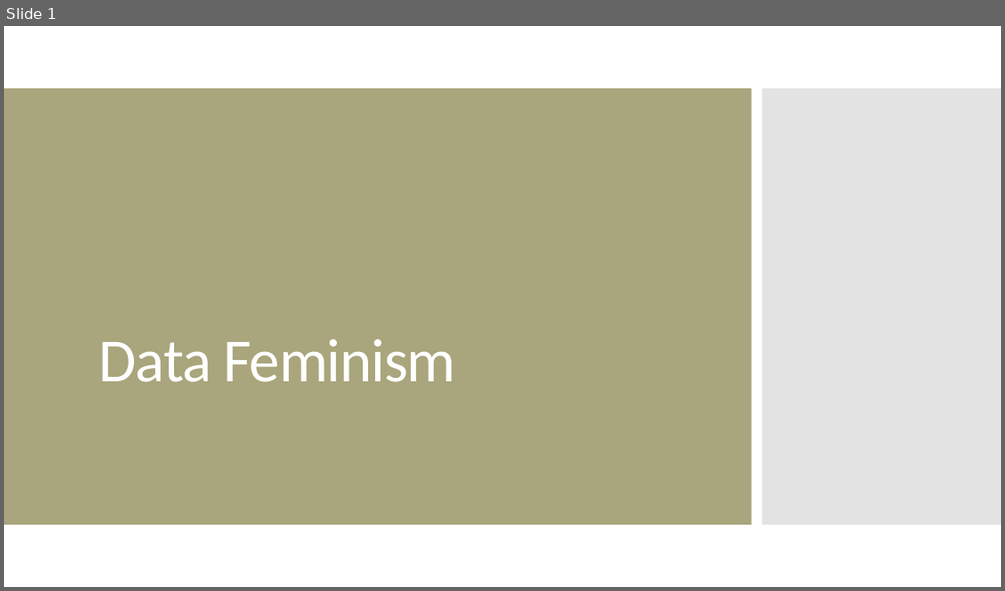
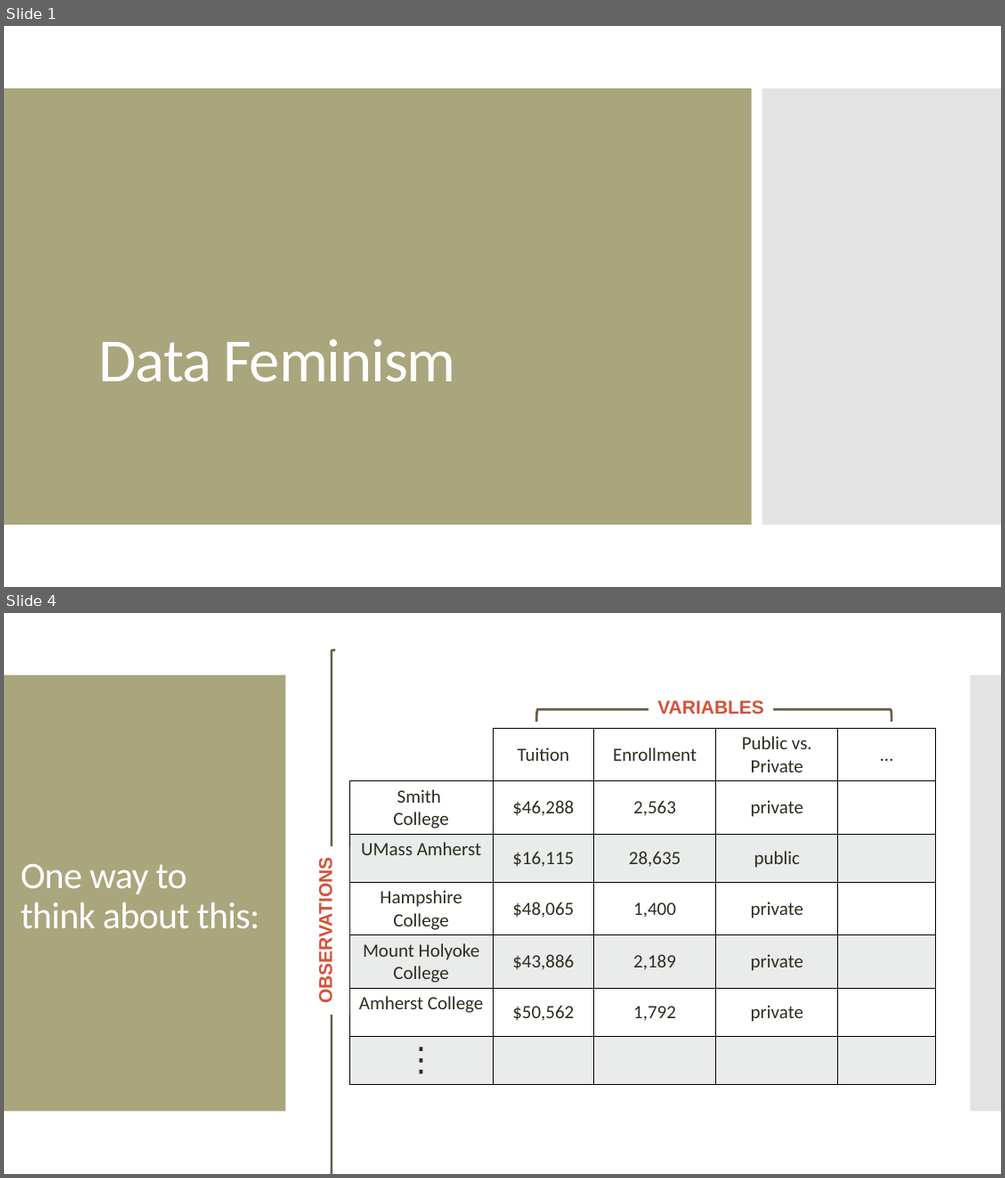
Before and after one commit to amosca01/SDS-CSC109, a slide deck: slides/02-data-feminism.pptx. Shown one above the other, each under a label of ours: slide 1 before the commit, slides 1 and 4 after it; the slides between them are not shown. The pictures are 1005x591 and 1005x1178 pixels, drawn with LibreOffice and Linux fonts; fonts in the diff are those of the drawing. Boxes give left, top, right and bottom in pixels: in the first picture for what was removed or moved away, otherwise in the second. Text is boxed around its words. In the diff, an @@ line names an element or a change of style, - is before the commit and + after.

```diff
--- a/slides/02-data-feminism.pptx
+++ b/slides/02-data-feminism.pptx
@@ slide 4 added at bbox=[4, 613, 1001, 1174], background #FFFFFF @@
@@ rectangle added at bbox=[4, 675, 286, 1111], fill #A9A57C @@
@@ rectangle added at bbox=[971, 675, 1001, 1111], fill #C8C8C8 at 50% opacity @@
@@ right bracket added at bbox=[536, 709, 891, 722], outline #675E47 2.25 pt @@
@@ text added at bbox=[657, 700, 764, 714], 18 pt, text #D2533C, bold @@
+VARIABLES
@@ table added at bbox=[349, 728, 935, 1081], 7 rows, 5 columns @@
+ | Tuition | Enrollment | Public vs. Private | …
+Smith / College | $46,288 | 2,563 | private | 
+UMass Amherst | $16,115 | 28,635 | public | 
+Hampshire College | $48,065 | 1,400 | private | 
+Mount Holyoke College | $43,886 | 2,189 | private | 
+Amherst College | $50,562 | 1,792 | private | 
+⋮ |  |  |  | 
@@ right bracket added at bbox=[329, 790, 337, 1070], outline #675E47 2.25 pt @@
@@ rectangle added at bbox=[299, 846, 349, 1014], fill #FFFFFF, 18 pt, text #D2533C, bold @@
+OBSERVATIONS
@@ title added at bbox=[21, 864, 260, 928], 36 pt, text #FFFFFF @@
+One way to think about this:
```
Also in this commit, not shown: 20 other slides added, 1 slide removed, 16 other files.
